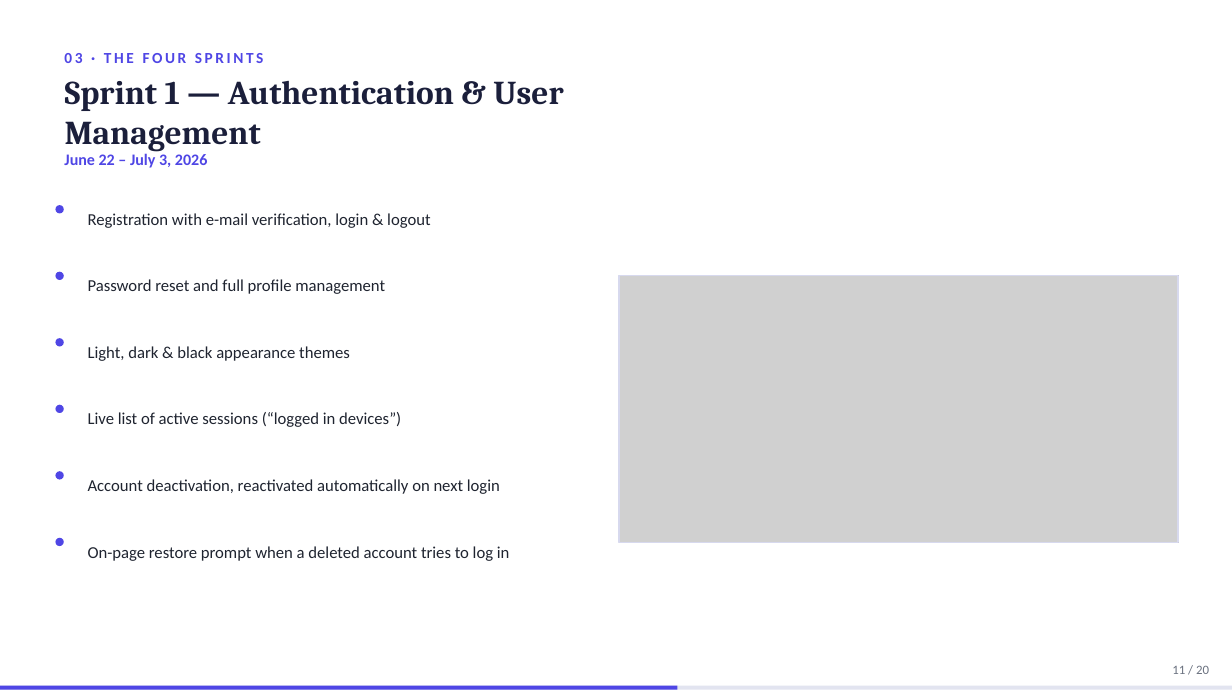
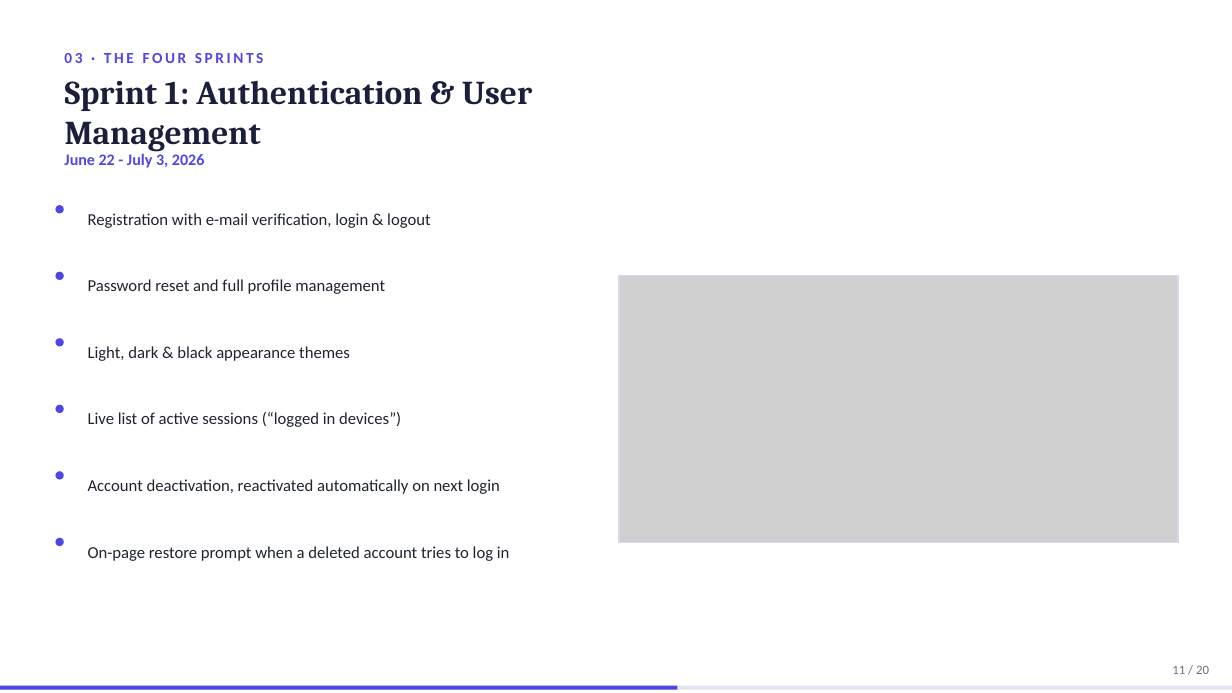
Before and after one commit to domdomxy/synkro, a slide deck: slide 11 of Synkro_PFA_Defense.pptx. Drawn at 1232x693 pixels with LibreOffice and Linux fonts; fonts in the diff are those of the drawing; grey boxes stand for pictures. Boxes give left, top, right and bottom in pixels: in the first picture for what was removed or moved away, otherwise in the second. Text is boxed around its words. In the diff, an @@ line names an element or a change of style, - is before the commit and + after.

```diff
--- a/Synkro_PFA_Defense.pptx
+++ b/Synkro_PFA_Defense.pptx
@@ text at <box>65,81,532,152</box>: text changed @@
-Sprint 1 — Authentication & User Management
+Sprint 1: Authentication & User Management
@@ text at <box>64,153,204,168</box>: text changed @@
-June 22 – July 3, 2026
+June 22 - July 3, 2026
```
Also in this commit, not shown: 11 other slides changed.
